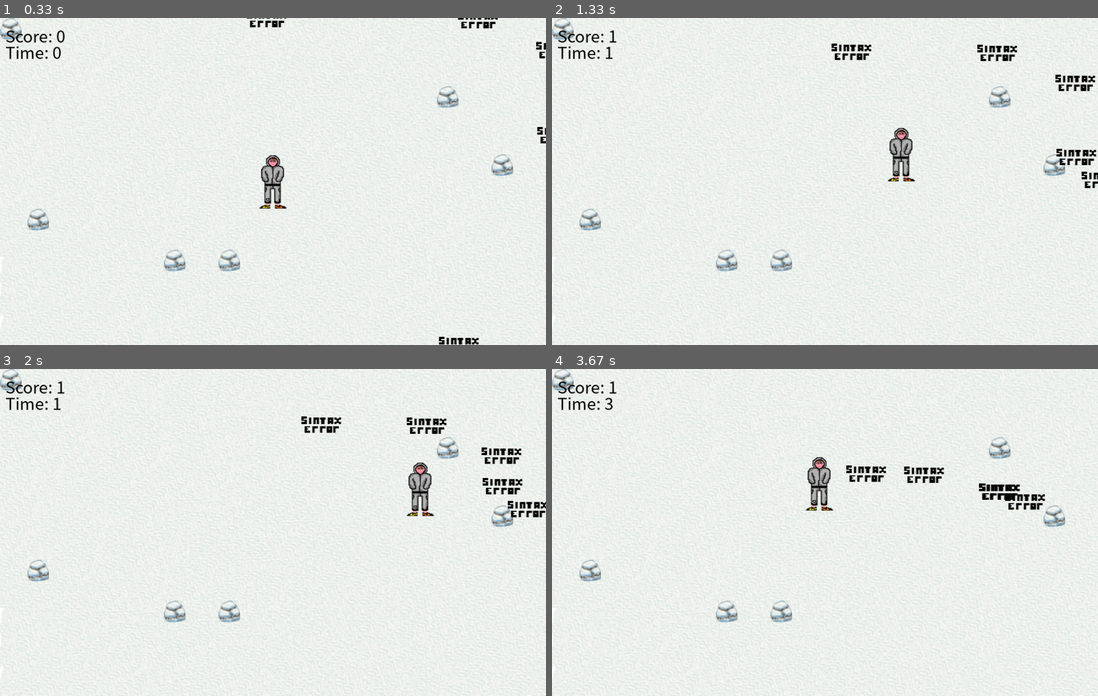
Above: before the commit, frames 1-4 (two rows, left to right).
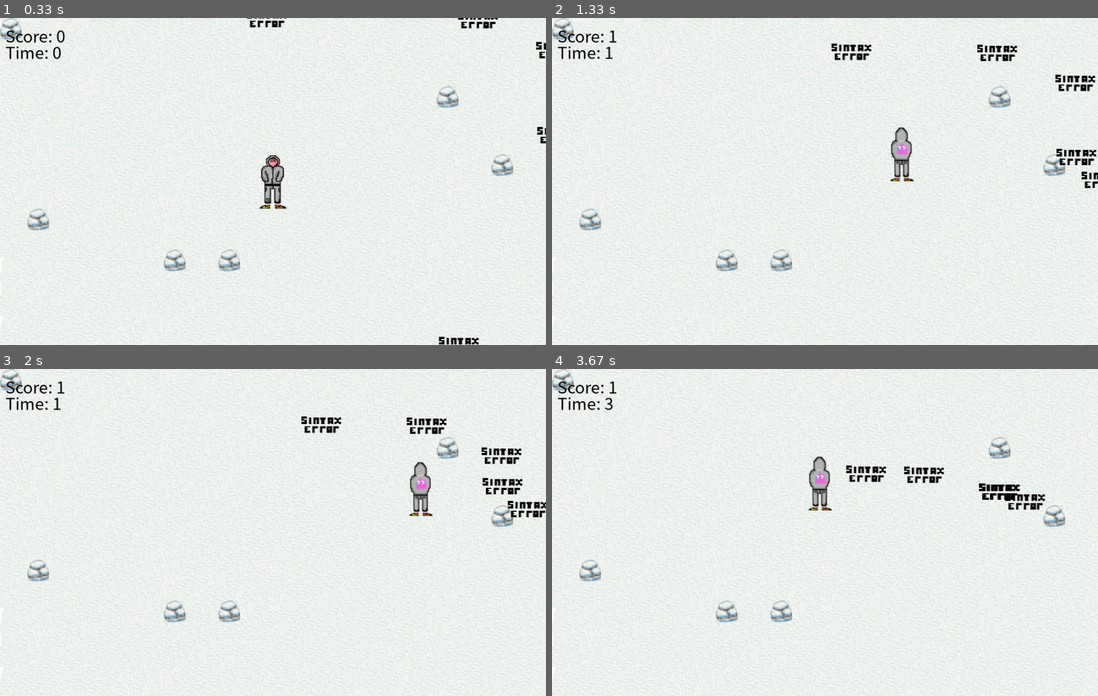
Above: after the commit, the same moments.

Repository: AleFalcone27/CodeDefender
Game: pygame game, started from JuegShooter.py
Two runs of this game, one before a commit and one after it. Both use one fixed random seed, a clock stepped at 60 frames per second and the inputs below.
Inputs (mouse positions are in pixels of both pictures, inside the frame that each line leads up to):
- Up to frame 1 (0.33 s): no input
- Up to frame 2 (1.33 s): click (825, 181) at 0.38 s; hold D 0.67-1.13 s; move the mouse to (803, 194) at 0.7 s; hold W from 1.17 s (still down)
- Up to frame 3 (2 s): release W at 1.47 s; hold D 1.5-1.97 s
- Up to frame 4 (3.67 s): hold A 2-2.53 s; hold S 2.57-2.87 s; hold A 2.9-3.3 s; hold W from 3.33 s (still down)

Frame 1 is identical in both runs. In frame 2, 0.4% of the frame differs, in the area x 61-67%, y 33-50%; in frame 3, 0.4%; in frame 4, 0.4%, in the area x 46-52%, y 26-44%.

Commit message:
Sonidos y ordenado de archivos

Diff:
--- a/JuegShooter.py
+++ b/JuegShooter.py
@@ -15,7 +15,7 @@
 pygame.display.set_caption("Enemy Shooter")
 
 # Creamos una instancia de la clase mainChar
-player = MainChar(SCREEN_WIDTH / 2 - 50 / 2, SCREEN_HEIGHT / 2 - 100 / 2, 50, 100, "programador.png", 5)
+player = MainChar(SCREEN_WIDTH / 2 - 50 / 2, SCREEN_HEIGHT / 2 - 100 / 2, 50, 100, "Images\programador.png", 5)
 
 # Obtenemos los atributos del obj player para utilizarlos en nuestro juego
 PLAYER_WIDTH = player.width
@@ -35,19 +35,31 @@
 # Puntaje
 score = 0
 
-# PROBAR APARECER EN ALGUN LUGAR RANDOM
+
+# SOUNDS
+shot_sound = pygame.mixer.Sound("Sounds\shootSound.wav")
+enemy_killed_sound = pygame.mixer.Sound("Sounds\enemyKilled.wav")
+lose_sound = pygame.mixer.Sound("Sounds\loseSound.wav")
+shot_sound.set_volume(0.1)  # Establece el volumen del sonido de disparo al 50%
+enemy_killed_sound.set_volume(0.2)  # Establece el volumen del sonido de enemigo muerto al 30%
+
+# PAUSA
+pause = False
+
+
+# CREMOS LA LISTA DE PIEDRAS
 list_rocks = [
-    Rocks("rock.png", 40, 0, 0),
-    Rocks("rock.png", 40, 50, 350),
-    Rocks("rock.png", 40, 900, 250),
-    Rocks("rock.png", 40, 300, 425),
-    Rocks("rock.png", 40, 800, 125),
-    Rocks("rock.png", 40, 400, 425),
-    Rocks("rock.png", 40, 800, 125)
+    Rocks('Images\\rock.png', 40, 0, 0),
+    Rocks("Images\\rock.png", 40, 50, 350),
+    Rocks("Images\\rock.png", 40, 900, 250),
+    Rocks("Images\\rock.png", 40, 300, 425),
+    Rocks("Images\\rock.png", 40, 800, 125),
+    Rocks("Images\\rock.png", 40, 400, 425),
+    Rocks("Images\\rock.png", 40, 800, 125)
 ]
 
 
-# Function to create a new enemy
+# FUNCION PARA CREAR NUEVOS ENEMIGOS
 def create_enemy():
     side = random.randint(1, 4)
     if side == 1:  # Top
@@ -66,11 +78,11 @@
     enemies.append(enemy)
 
 
-# Game loop
+# GAME LOOP
 running = True
 clock = pygame.time.Clock()
 
-# Cronometro
+# INICIALIZAMOS EL RELOJ
 start_time = pygame.time.get_ticks()
 elapsed_time = 0
 
@@ -83,6 +95,9 @@
             if event.key == K_ESCAPE:
                 running = False
         elif event.type == MOUSEBUTTONDOWN:
+
+            shot_sound.play()
+
             bullet_x = player.pos_x + PLAYER_WIDTH / 2 - bullet_size / 2
             bullet_y = player.pos_y + PLAYER_HEIGHT / 2 - bullet_size / 2
 
@@ -137,6 +152,7 @@
         elif enemy.y > player.pos_y:
             enemy.y -= player.vel - 4
 
+
     # Check collision between bullets and enemies
     bullets_to_remove = []
     for i, bullet in enumerate(bullets):
@@ -144,10 +160,10 @@
         bullet_rect = pygame.Rect(bullet_x, bullet_y, bullet_size, bullet_size)
         for j, enemy in enumerate(enemies):
             if bullet_rect.colliderect(enemy):
+                enemy_killed_sound.play()
                 bullets_to_remove.append(i)
                 enemies.pop(j)
                 score += 1  # Incrementar el puntaje por cada enemigo alcanzado
-
 
     # Remove bullets and enemies that have collided
     for i in reversed(bullets_to_remove):
@@ -165,7 +181,7 @@
 
     # Draw the game
     screen.fill("WHITE")
-    fondo = pygame.image.load("floor.png")
+    fondo = pygame.image.load("Images\\floor.png")
     screen.blit(fondo, (0, 0))
 
     # DIBUJAMOS LAS PIEDRAS
@@ -174,7 +190,6 @@
         rock_surface = pygame.transform.scale(rock_surface, (rock.rescale, rock.rescale))
         rock_rect = pygame.Rect(rock.pos_x, rock.pos_y, rock.rescale, rock.rescale)
         screen.blit(rock_surface, (rock_rect))
-
 
         # Verificar si el lado derecho de rect1 choca con el lado izquierdo de rect2
         if player_rect.colliderect(rock_rect):
@@ -188,7 +203,6 @@
                 player.pos_x += player.vel
 
 
-
     # DIBUJAMOS AL PERSONAJE PRINCIPAL
     image = player.image  # Accedemos al atributo imagen
     image_rect = image.get_rect()  # Obtener el rectángulo de la imagen
@@ -197,19 +211,19 @@
 
     # DIBUJAMOS LAS BALAS
     for bullet in bullets:
-        pygame.draw.rect(screen, (0, 255, 0), bullet[:2] + (bullet_size, bullet_size))
+        pygame.draw.rect(screen, (255, 0, 0), bullet[:2] + (bullet_size, bullet_size))
 
     # DIBUJAMOS LOS ENEMIGOS
     for enemy in enemies:
-        easy_enemy_image = pygame.image.load("sintaxError_image.png")
+        easy_enemy_image = pygame.image.load("Images\\sintaxError_image.png")
         screen.blit(easy_enemy_image, enemy)
 
-    # Dibujar el puntaje
+    # DIBUJAMOS EL SCORE
     font = pygame.font.SysFont("microsoftjhengheimicrosoftjhengheiui", 30)
     score_text = font.render("Score: " + str(score), True, "BLACK")
     screen.blit(score_text, (10, 10))
 
-    # Dibujar el tiempo transcurrido
+    # DIBUJAMOS EL CRONOMETRO
     current_time = pygame.time.get_ticks()
     elapsed_time = current_time - start_time
     font = pygame.font.SysFont("microsoftjhengheimicrosoftjhengheiui", 30)
--- a/player.py
+++ b/player.py
@@ -15,9 +15,12 @@
             # Nos guardamos el valor de la posicion menos o mas la velocidad segun corresponda y retornamos la misma
             case "up":
                 player_pos -= player_vel
+                self.image = pygame.image.load("Images\programadorUp.png")
                 return player_pos
+
             case "down":
                 player_pos += player_vel
+                self.image = pygame.image.load("Images\programador.png")
                 return player_pos
             case "left":
                 player_pos -= player_vel
--- /dev/null
+++ b/to do.txt
@@ -0,0 +1,10 @@
+- Niveles
+
+
+
+- Boss final
+
+
+
+
+- Sonidos: Falta solo el sonido de la musica
Renamed: BalasExplained.jpg -> Images/BalasExplained.jpg
Renamed: floor.png -> Images/floor.png
Renamed: programador.png -> Images/programador.png
Binary file added: Images/programadorUp.png
Renamed: rock.png -> Images/rock.png
Renamed: sintaxError_image.png -> Images/sintaxError_image.png
Renamed: typeError_image.png -> Images/typeError_image.png
Binary file removed: programadorUP.png
Not shown, added: Sounds/enemyKilled.wav
Not shown, added: Sounds/loseSound.wav
Not shown, added: Sounds/shootSound.wav
